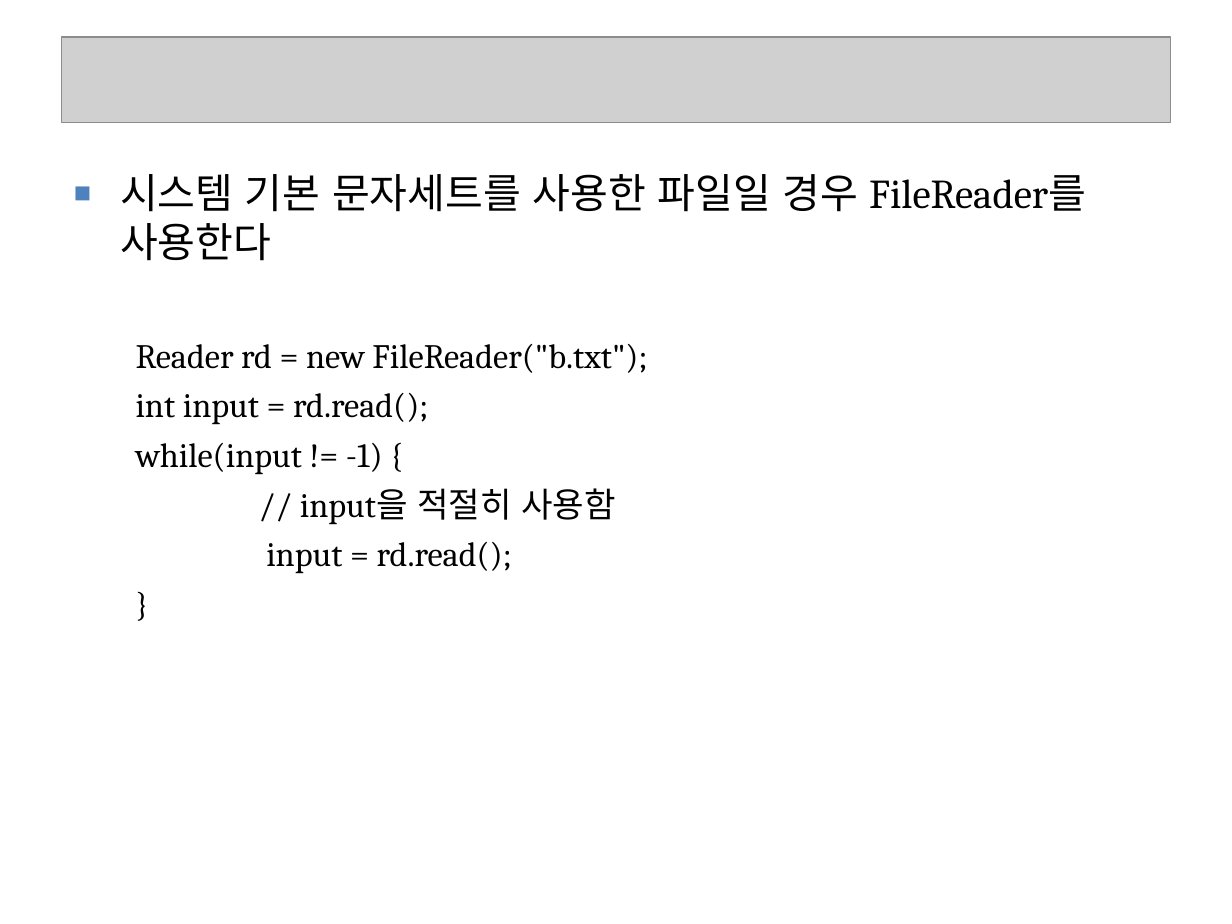
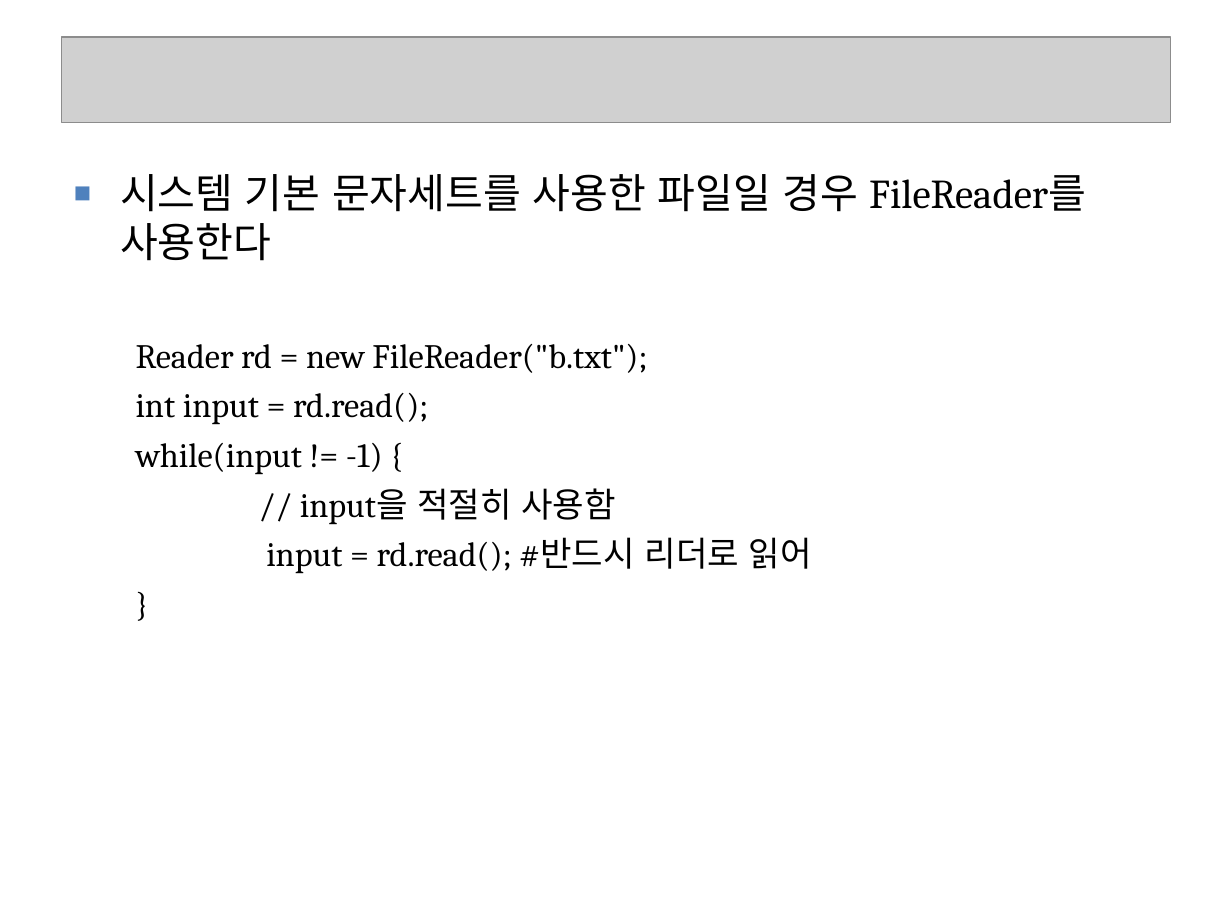
Before and after one commit to seleuchel/javaNetwork, a slide deck: slide 54 of ppt/528_chap02Streams4CharacterByteArray.ppt (slide 53 before the commit). Drawn at 1232x924 pixels with LibreOffice and Linux fonts; fonts in the diff are those of the drawing; grey boxes stand for pictures; background and template pictures are left out. Boxes give left, top, right and bottom in pixels: in the first picture for what was removed or moved away, otherwise in the second. Text is boxed around its words. In the diff, an @@ line names an element or a change of style, - is before the commit and + after.

```diff
--- a/ppt/528_chap02Streams4CharacterByteArray.ppt
+++ b/ppt/528_chap02Streams4CharacterByteArray.ppt
@@ text at <box>266,537,812,574</box>: text changed @@
-  input = rd.read();
+  input = rd.read(); #반드시 리더로 읽어
```
Also in this commit, not shown: 24 other slides changed, 3 slides added, 2 slides removed, 7 other files.
